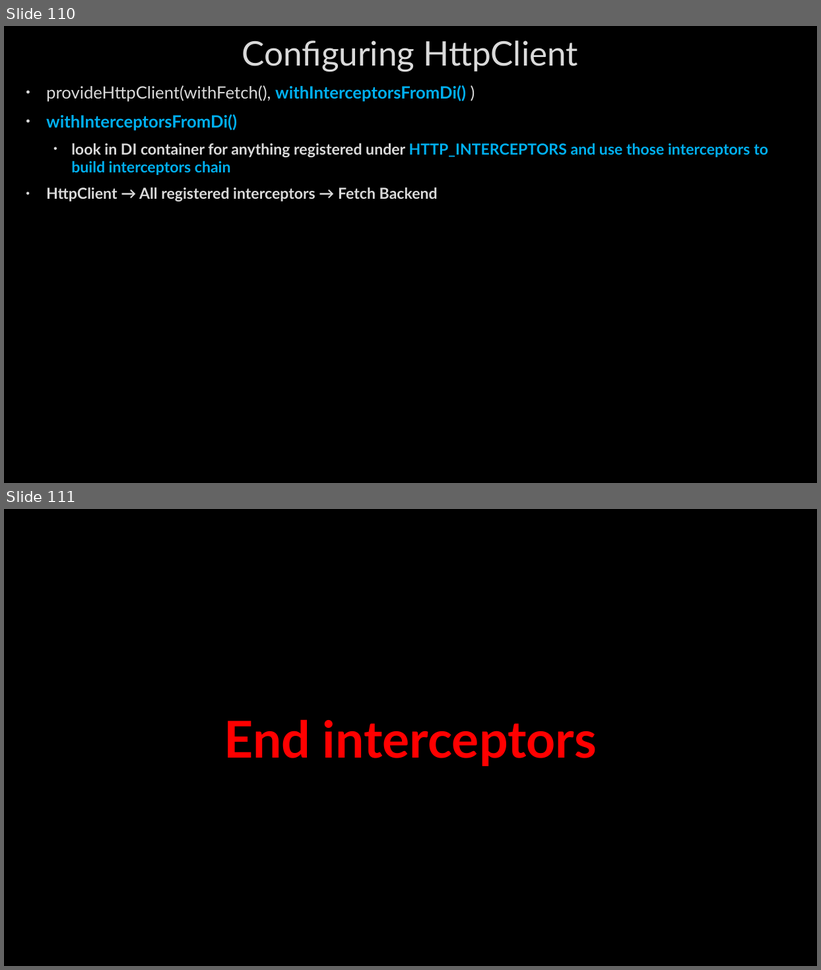
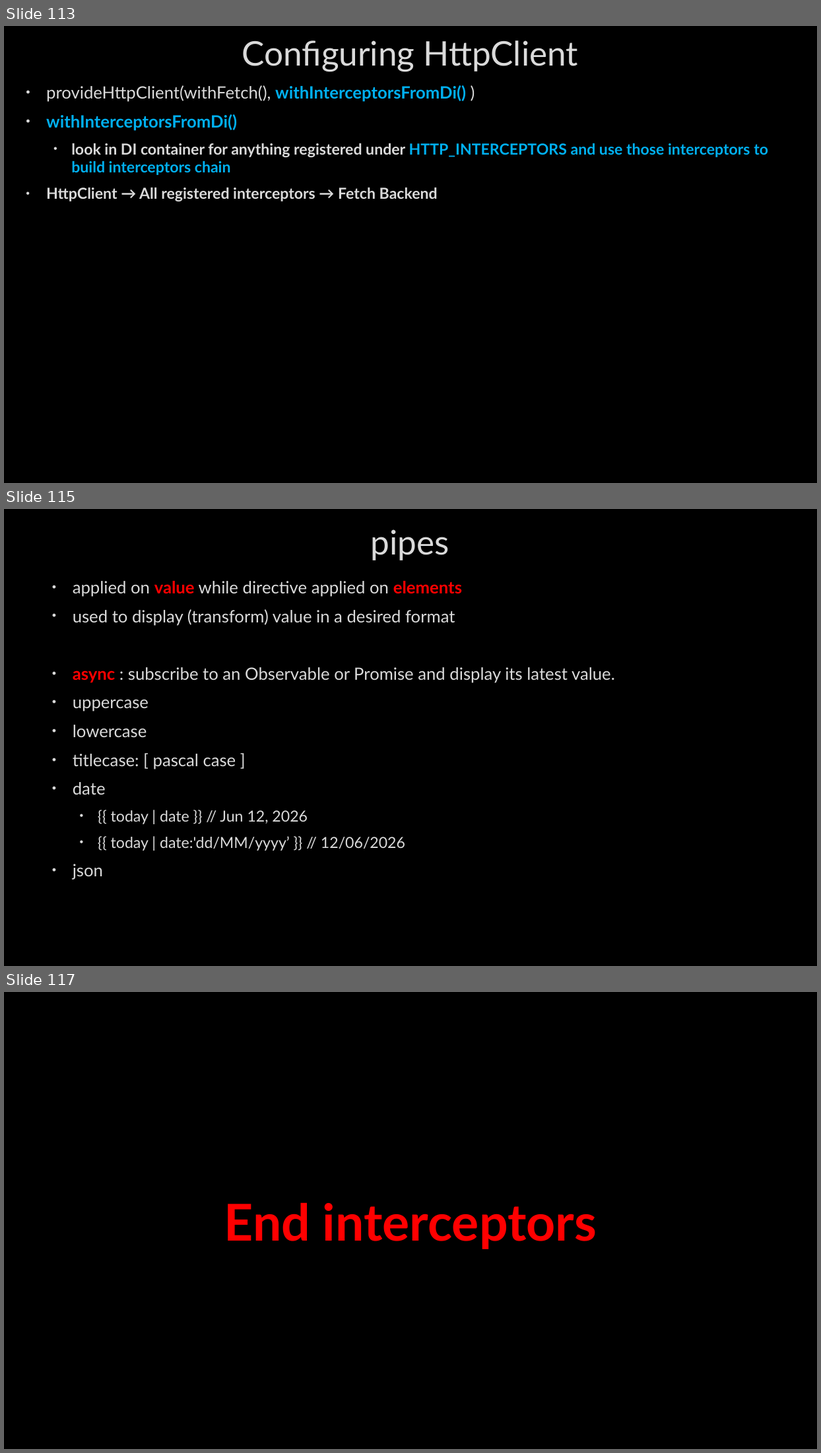
Before and after one commit to AhmedMohamedSamir1/Summary, a slide deck: Angular & type script/Angular.pptx. Shown one above the other, each under a label of ours: slides 110 and 111 before the commit, slides 113, 115 and 117 after it; the slides between them are not shown. The pictures are 821x970 and 821x1453 pixels, drawn with LibreOffice and Linux fonts; fonts in the diff are those of the drawing; background and template pictures are left out. Boxes give left, top, right and bottom in pixels: in the first picture for what was removed or moved away, otherwise in the second. Text is boxed around its words. In the diff, an @@ line names an element or a change of style, - is before the commit and + after.

```diff
--- a/Angular & type script/Angular.pptx
+++ b/Angular & type script/Angular.pptx
@@ slide 115 added at box(4, 509, 817, 966), background picture (left out) @@
@@ title added at box(371, 529, 450, 560), 40 pt, text #DADADA @@
+pipes
@@ text added at box(73, 581, 615, 880), 20 pt, text #DADADA @@
+• applied on value while directive applied on elements
+• used to display (transform) value in a desired format
+• async : subscribe to an Observable or Promise and display its latest value.
+• uppercase
+• lowercase
+• titlecase: [ pascal case ]
+• date
+  • {{ today | date }} // Jun 12, 2026
+  • {{ today | date:'dd/MM/yyyy’ }} // 12/06/2026
+• json
@@ what was slide 110 is now slide 113 @@
@@ what was slide 111 is now slide 117 @@
```
Also in this commit, not shown: 4 slides changed, 6 other slides added, 1 slide removed, 3 other files.
